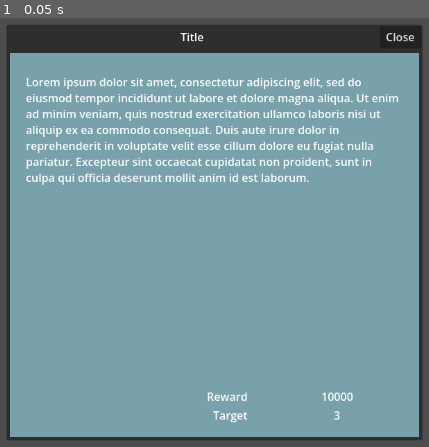
Above: before the commit, frame 1.
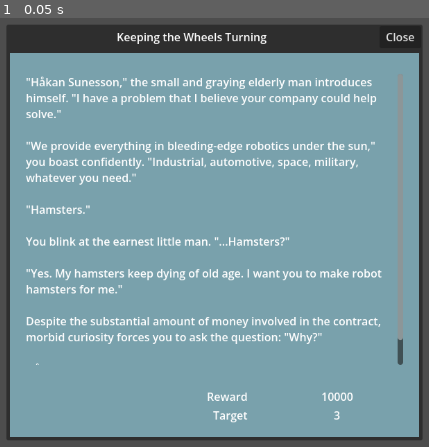
Above: after the commit, the same moment.

Repository: ARCsweden/GameJam2026SpringB
Game: Godot game, scene res://Scenes/UI/mission_story_popup.tscn
Same seed, same stepped clock (60 frames per second), same inputs: the game is played once before the commit and once after it. This scene is started directly instead of the project's main scene.
Inputs:
- Up to frame 1 (0.05 s): no input

The runs differ from the first frame. In frame 1, 9.0% of the frame differs, in the area x 6-94%, y 3-81%.

Commit message:
Added some story goals

Diff:
--- /dev/null
+++ b/Resources/Goals/goal_motion_repeat.tres
@@ -0,0 +1,31 @@
+[gd_resource type="Resource" script_class="GoalData" format=3 uid="uid://xtfloqlj6r2m"]
+
+[ext_resource type="Script" uid="uid://cmyshpwolbips" path="res://Scripts/GoalData.gd" id="1_pruad"]
+[ext_resource type="Texture2D" uid="uid://cbh58ek5y54tv" path="res://Assets/Art/arm.png" id="1_qty45"]
+[ext_resource type="PackedScene" uid="uid://bs4vg30lta46q" path="res://Scenes/Game/Nodes/investor_arm.tscn" id="3_d20d2"]
+
+[resource]
+script = ExtResource("1_pruad")
+goal_id = "motion_repeat"
+description = "Keeping the Wheels Turning"
+reward_amount = 10000
+target_value = 3
+is_repeatable = true
+target_multiplier = 1.1
+reward_multiplier = 1.1
+icon = ExtResource("1_qty45")
+packed_scene = ExtResource("3_d20d2")
+goal_text = "\"Håkan Sunesson,\" the small and graying elderly man introduces himself. \"I have a problem that I believe your company could help solve.\"
+
+\"We provide everything in bleeding-edge robotics under the sun,\" you boast confidently. \"Industrial, automotive, space, military, whatever you need.\"
+
+\"Hamsters.\"
+
+You blink at the earnest little man. \"...Hamsters?\"
+
+\"Yes. My hamsters keep dying of old age. I want you to make robot hamsters for me.\"
+
+Despite the substantial amount of money involved in the contract, morbid curiosity forces you to ask the question: \"Why?\"
+
+Håkan returns your blank look. \"How else am I going to keep the hamster wheels spinning?\""
+metadata/_custom_type_script = "uid://cmyshpwolbips"
--- /dev/null
+++ b/Resources/Goals/goal_power_repeat.tres
@@ -0,0 +1,26 @@
+[gd_resource type="Resource" script_class="GoalData" format=3 uid="uid://c7dkpvwvghu28"]
+
+[ext_resource type="Script" uid="uid://cmyshpwolbips" path="res://Scripts/GoalData.gd" id="1_8e3k1"]
+[ext_resource type="Texture2D" uid="uid://dahr6hr820ouk" path="res://Assets/Art/power.png" id="1_a3brp"]
+[ext_resource type="PackedScene" uid="uid://csjdfpg7vlx45" path="res://Scenes/Game/Nodes/investor_power.tscn" id="3_1cse8"]
+
+[resource]
+script = ExtResource("1_8e3k1")
+goal_id = "power_repeat"
+description = "Restore the Sun"
+reward_amount = 100
+target_value = 3
+is_repeatable = true
+target_multiplier = 1.1
+reward_multiplier = 1.1
+icon = ExtResource("1_a3brp")
+packed_scene = ExtResource("3_1cse8")
+goal_text = "The man that enters your office has a fevered look on his face, blurting out a \"We have no time!\" before eventually calming down enough to introduce himself and his request.
+
+\"Phinneas Fluge, philantropist and environmental activist - you might have heard of me.\" He continues without pausing for you to respond, his words a flurry. \"A dire situation have arisen, due to the misguided attempts of the past century in moving the world towards green energy. Nowadays, there are solar panels everywhere, with righteous citizens patting themselves on the back while STEALING THE ENERGY FROM THE SUN!\"
+
+Phinneas stares intently at you, as if to judge your position on this matter. Seeing no weakness in the facade of your stiff, polite smile, he continues, somewhat calmer. \"The sun loses enormous amounts of energy every second, so my organization have started the only true environmental effort; giving back what we have taken. I have built giant lasers that will shoot our stolen energy back to the sun, and keep it shiny and healthy.\"
+
+\"For this, I need you to send all your spare power to me. It's the best use of it, trust me.\"
+"
+metadata/_custom_type_script = "uid://cmyshpwolbips"
--- /dev/null
+++ b/Resources/Goals/goal_vision_repeat.tres
@@ -0,0 +1,25 @@
+[gd_resource type="Resource" script_class="GoalData" format=3 uid="uid://0l8oqej2lhbb"]
+
+[ext_resource type="Texture2D" uid="uid://dybjbmwqss7du" path="res://Assets/Art/vision.png" id="1_6jl56"]
+[ext_resource type="Script" uid="uid://cmyshpwolbips" path="res://Scripts/GoalData.gd" id="1_fiyra"]
+[ext_resource type="PackedScene" uid="uid://dmh0ovt7x0b1w" path="res://Scenes/Game/Nodes/investor_vision.tscn" id="3_3kwa5"]
+
+[resource]
+script = ExtResource("1_fiyra")
+goal_id = "vision_repeat"
+description = "The All-Seeing Eye"
+reward_amount = 1000
+target_value = 3
+is_repeatable = true
+target_multiplier = 1.1
+reward_multiplier = 1.1
+icon = ExtResource("1_6jl56")
+packed_scene = ExtResource("3_3kwa5")
+goal_text = "A short woman in a business suit stares at you from behind her spectacles. \"You understand everything in the contract then?\"
+
+You peer down at the piles of papers stacked on your desk, all of it written in near-incomprehensible legalese such as only a dedicated government bureaucracy could produce. Chancing it, you look at her uncertainly. \"You want... large amounts of vision data?\"
+
+\"That's the long and short of it. Feed us everything you have, and you will be duly rewarded.\" She gives you a steely look, adjusting her glasses. \"And no, you do not have clearance to know what we are going to do with it. We will pay in increments as you produce data flows for us.\"
+
+The deal from the surveilance state looms on your desk."
+metadata/_custom_type_script = "uid://cmyshpwolbips"
--- /dev/null
+++ b/Scenes/Game/Nodes/investor_power.tscn
@@ -0,0 +1,38 @@
+[gd_scene format=3 uid="uid://csjdfpg7vlx45"]
+
+[ext_resource type="PackedScene" uid="uid://ccnuk2wqctkw6" path="res://Scenes/Game/scematics_node.tscn" id="1_5otan"]
+[ext_resource type="Script" uid="uid://cqifnoensgc8o" path="res://Scenes/Game/Nodes/scematic_investor_node.gd" id="2_fxdsf"]
+[ext_resource type="PackedScene" uid="uid://papeltj4fgxv" path="res://Scenes/Game/node_slot.tscn" id="3_ve4qd"]
+[ext_resource type="Texture2D" uid="uid://dahr6hr820ouk" path="res://Assets/Art/power.png" id="4_5otan"]
+[ext_resource type="Script" uid="uid://y4yfi83dvdca" path="res://Scripts/GoalItemUI.gd" id="5_6r15c"]
+
+[sub_resource type="LabelSettings" id="LabelSettings_51kxl"]
+font_size = 10
+
+[node name="InvestorCompute" unique_id=1799637696 instance=ExtResource("1_5otan")]
+script = ExtResource("2_fxdsf")
+
+[node name="NinePatchRect" parent="." index="0" unique_id=2050590102]
+modulate = Color(0.34117648, 0.6509804, 0.21960784, 1)
+
+[node name="NodeSlot3" parent="Slots" parent_id_path=PackedInt32Array(1721700871) index="0" unique_id=112302833 instance=ExtResource("3_ve4qd")]
+position = Vector2(23, 50)
+texture = ExtResource("4_5otan")
+
+[node name="VBoxContainer" type="VBoxContainer" parent="." index="3" unique_id=606330067]
+offset_left = 45.0
+offset_top = 29.0
+offset_right = 115.0
+offset_bottom = 68.0
+script = ExtResource("5_6r15c")
+
+[node name="Label" type="Label" parent="VBoxContainer" index="0" unique_id=677681245]
+custom_minimum_size = Vector2(10, 10)
+layout_mode = 2
+label_settings = SubResource("LabelSettings_51kxl")
+autowrap_mode = 3
+
+[node name="ProgressBar" type="ProgressBar" parent="VBoxContainer" index="1" unique_id=251803453]
+custom_minimum_size = Vector2(10, 10)
+layout_mode = 2
+show_percentage = false
--- /dev/null
+++ b/Scenes/Game/Nodes/investor_vision.tscn
@@ -0,0 +1,39 @@
+[gd_scene format=3 uid="uid://dmh0ovt7x0b1w"]
+
+[ext_resource type="PackedScene" uid="uid://ccnuk2wqctkw6" path="res://Scenes/Game/scematics_node.tscn" id="1_v3ebg"]
+[ext_resource type="Script" uid="uid://cqifnoensgc8o" path="res://Scenes/Game/Nodes/scematic_investor_node.gd" id="2_rvnpt"]
+[ext_resource type="PackedScene" uid="uid://papeltj4fgxv" path="res://Scenes/Game/node_slot.tscn" id="3_eh8m2"]
+[ext_resource type="Texture2D" uid="uid://dybjbmwqss7du" path="res://Assets/Art/vision.png" id="4_v3ebg"]
+[ext_resource type="Script" uid="uid://y4yfi83dvdca" path="res://Scripts/GoalItemUI.gd" id="5_5agom"]
+
+[sub_resource type="LabelSettings" id="LabelSettings_51kxl"]
+font_size = 10
+
+[node name="InvestorVision" unique_id=1799637696 instance=ExtResource("1_v3ebg")]
+script = ExtResource("2_rvnpt")
+
+[node name="NinePatchRect" parent="." index="0" unique_id=2050590102]
+modulate = Color(0.34117648, 0.6509804, 0.21960784, 1)
+
+[node name="NodeSlot3" parent="Slots" parent_id_path=PackedInt32Array(1721700871) index="0" unique_id=112302833 instance=ExtResource("3_eh8m2")]
+position = Vector2(23, 50)
+texture = ExtResource("4_v3ebg")
+type = 1
+
+[node name="VBoxContainer" type="VBoxContainer" parent="." index="3" unique_id=606330067]
+offset_left = 45.0
+offset_top = 29.0
+offset_right = 115.0
+offset_bottom = 68.0
+script = ExtResource("5_5agom")
+
+[node name="Label" type="Label" parent="VBoxContainer" index="0" unique_id=677681245]
+custom_minimum_size = Vector2(10, 10)
+layout_mode = 2
+label_settings = SubResource("LabelSettings_51kxl")
+autowrap_mode = 3
+
+[node name="ProgressBar" type="ProgressBar" parent="VBoxContainer" index="1" unique_id=251803453]
+custom_minimum_size = Vector2(10, 10)
+layout_mode = 2
+show_percentage = false
--- a/Scenes/UI/mission_story_popup.gd
+++ b/Scenes/UI/mission_story_popup.gd
@@ -13,6 +13,7 @@
 
 func set_goal(goal: GoalData) -> void:
 	title.text = goal.description
+	story.text = goal.goal_text
 	reward.text = str(goal.reward_amount)
 	target.text = str(goal.target_value)
 
--- a/Scenes/UI/mission_story_popup.tscn
+++ b/Scenes/UI/mission_story_popup.tscn
@@ -1,6 +1,7 @@
 [gd_scene format=3 uid="uid://ks7glnpo1y2b"]
 
 [ext_resource type="Script" uid="uid://tjwn2ysgrd4p" path="res://Scenes/UI/mission_story_popup.gd" id="1_g2b45"]
+[ext_resource type="Resource" uid="uid://xtfloqlj6r2m" path="res://Resources/Goals/goal_motion_repeat.tres" id="2_e2070"]
 
 [sub_resource type="StyleBoxFlat" id="StyleBoxFlat_g2b45"]
 bg_color = Color(0.47468156, 0.63038224, 0.67402166, 1)
@@ -13,6 +14,7 @@
 grow_horizontal = 2
 grow_vertical = 2
 script = ExtResource("1_g2b45")
+goal_data = ExtResource("2_e2070")
 
 [node name="Panel" type="Panel" parent="." unique_id=799407977]
 custom_minimum_size = Vector2(600, 600)
@@ -94,9 +96,15 @@
 theme_override_constants/margin_right = 30
 theme_override_constants/margin_bottom = 30
 
-[node name="StoryText" type="RichTextLabel" parent="Panel/MarginContainer/VBoxContainer/MarginContainer/Panel/MarginContainer/VBoxContainer/MarginContainer" unique_id=423825965]
+[node name="ScrollContainer" type="ScrollContainer" parent="Panel/MarginContainer/VBoxContainer/MarginContainer/Panel/MarginContainer/VBoxContainer/MarginContainer" unique_id=253384421]
+layout_mode = 2
+horizontal_scroll_mode = 0
+
+[node name="StoryText" type="RichTextLabel" parent="Panel/MarginContainer/VBoxContainer/MarginContainer/Panel/MarginContainer/VBoxContainer/MarginContainer/ScrollContainer" unique_id=423825965]
 unique_name_in_owner = true
 layout_mode = 2
+size_flags_horizontal = 3
+size_flags_vertical = 3
 text = "Lorem ipsum dolor sit amet, consectetur adipiscing elit, sed do eiusmod tempor incididunt ut labore et dolore m …(335 unchanged characters)…
 fit_content = true
 
--- a/Scripts/GoalData.gd
+++ b/Scripts/GoalData.gd
@@ -12,7 +12,7 @@
 @export var reward_multiplier: float = 1.0
 @export var icon: Texture2D
 @export var packed_scene: PackedScene
-@export var goal_text: String
+@export_multiline var goal_text: String
 #@export var amount_of_CPU: int
 #@export var amount_of_GPU: int
 #@export var amount_of_cameras: int # e.g., "Connect 5 pipes" -> target_value = 5
